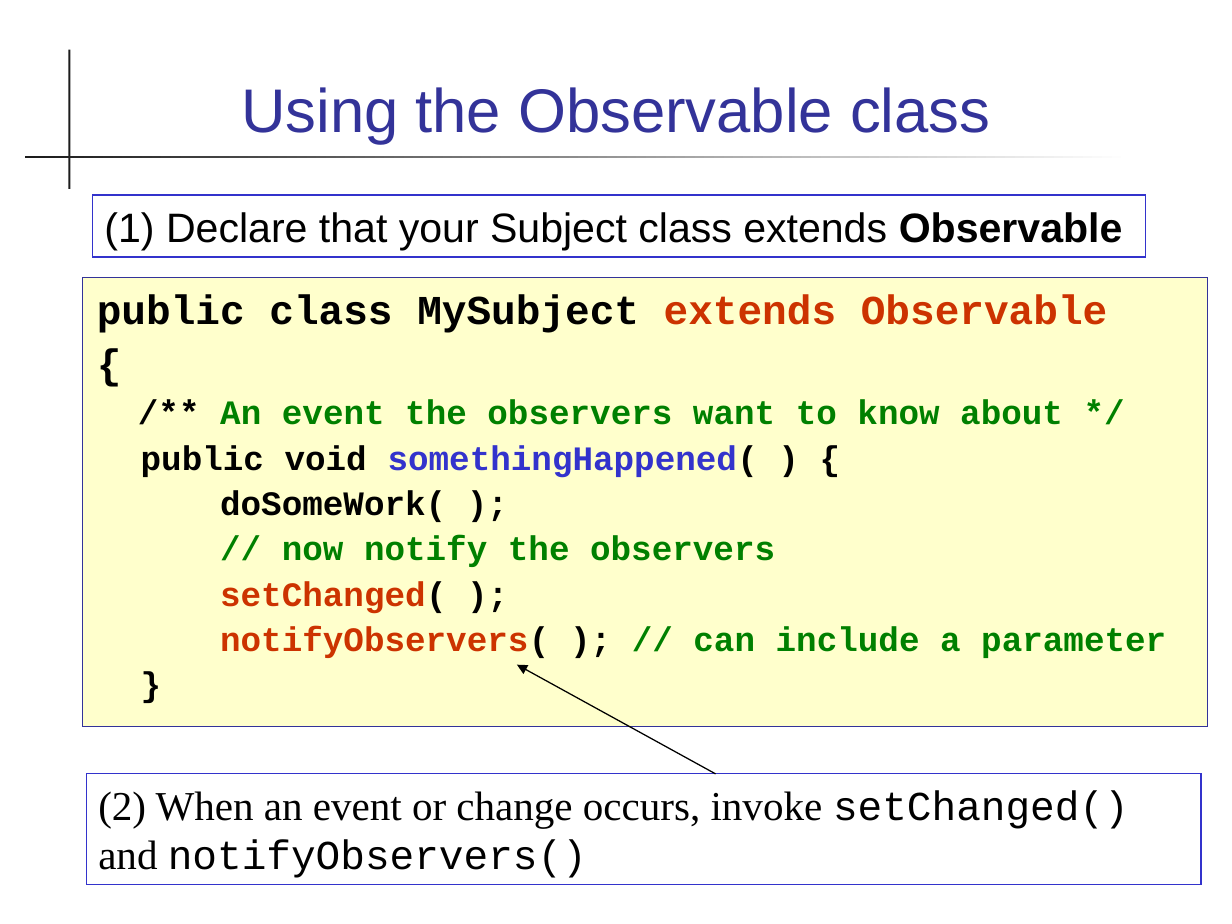
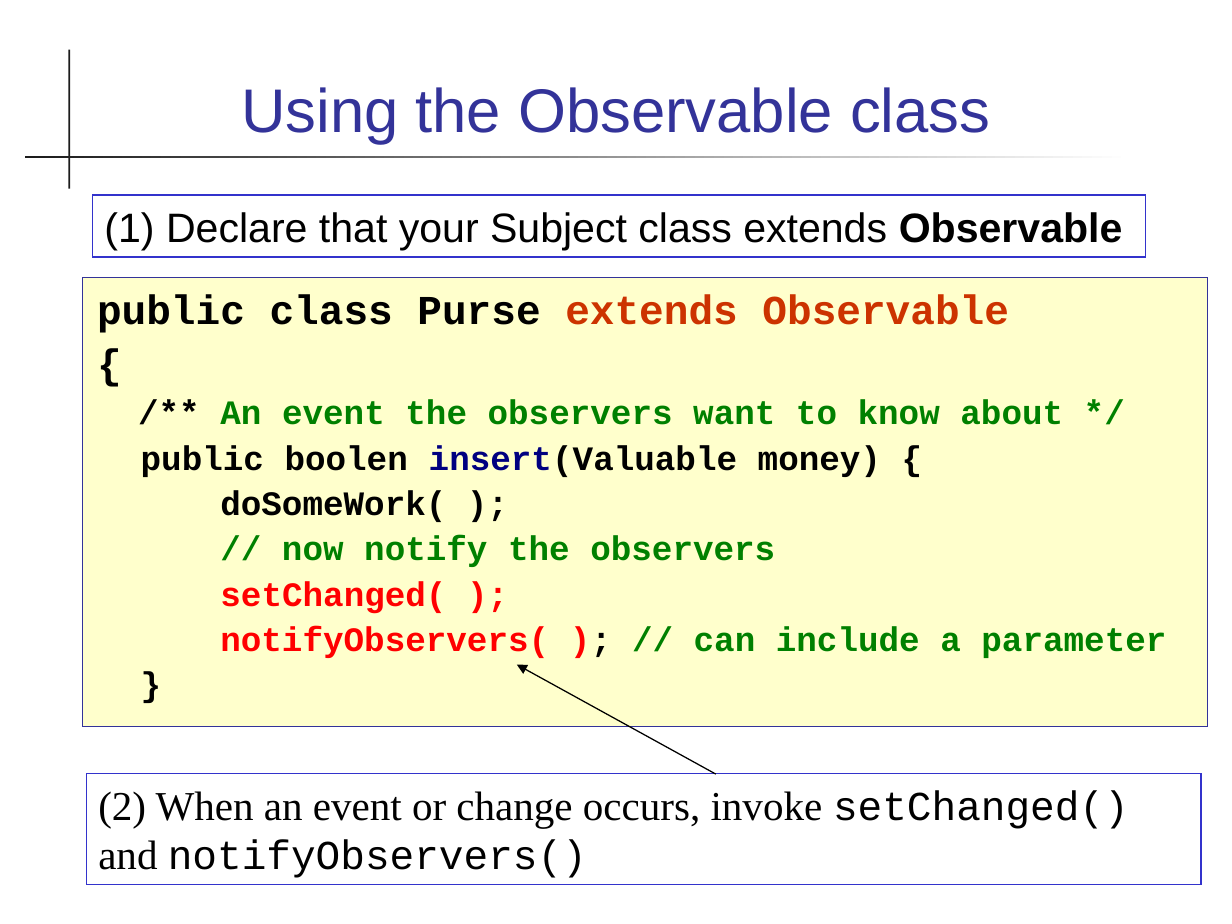
Before and after one commit to skeoop/skeoop.github.io, a slide deck: slide 12 of patterns/Observer-Pattern.ppt (slide 11 before the commit). Drawn at 1232x924 pixels with LibreOffice and Linux fonts; fonts in the diff are those of the drawing. Boxes give left, top, right and bottom in pixels: in the first picture for what was removed or moved away, otherwise in the second. Text is boxed around its words. In the diff, an @@ line names an element or a change of style, - is before the commit and + after.

Commit message:
update material on Observer and threads assignment

```diff
--- a/patterns/Observer-Pattern.ppt
+++ b/patterns/Observer-Pattern.ppt
@@ text at [97, 294, 1008, 333]: text changed; text colour #000000 to #CC3300 @@
-public class MySubject extends Observable
+public class Purse extends Observable
@@ text at [220, 399, 1166, 658]: text colour #CC3300 to #FF0000 in "setChanged(", "notifyObservers("; text colour #000000 to #FF0000 in "setChanged( );", "notifyObservers( );"; indent changed @@
@@ text at [141, 445, 881, 477]: text changed; text colour #3333CC to #000000 @@
-public void somethingHappened( ) {
+public boolen insert(Valuable money) {
```
Also in this commit, not shown: 10 other slides changed, 1 slide added, 5 other files.
